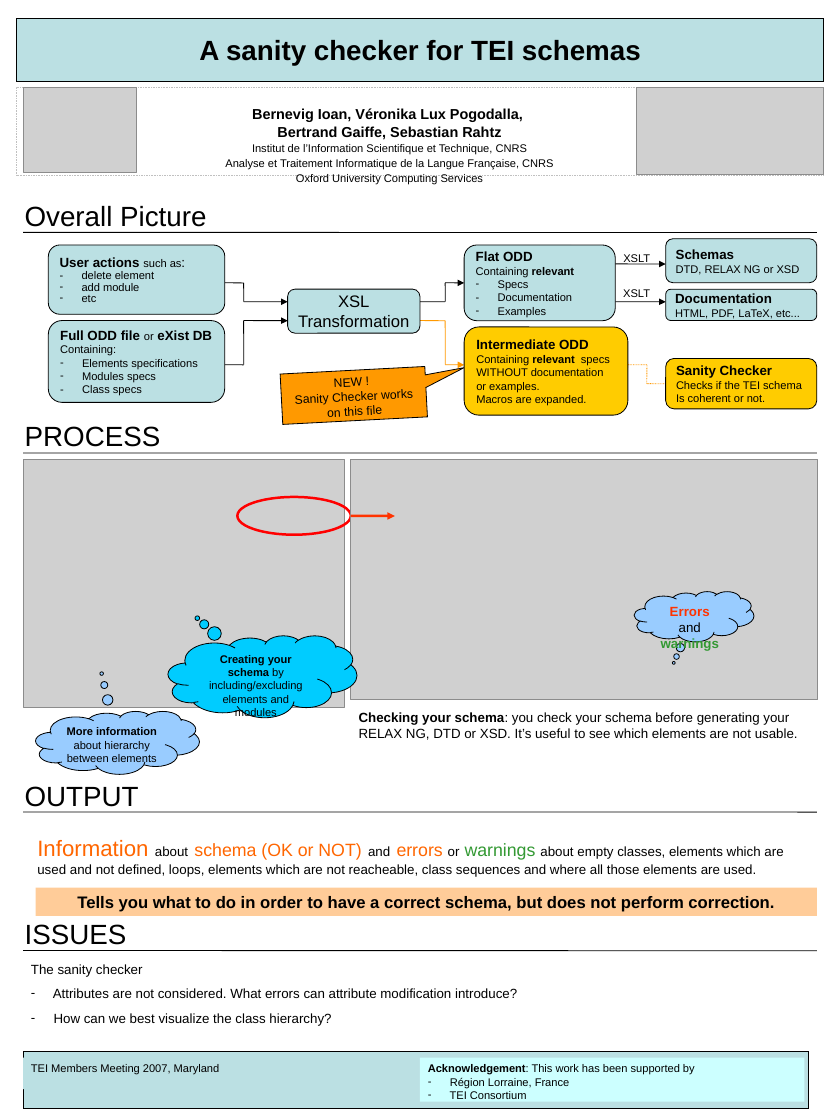
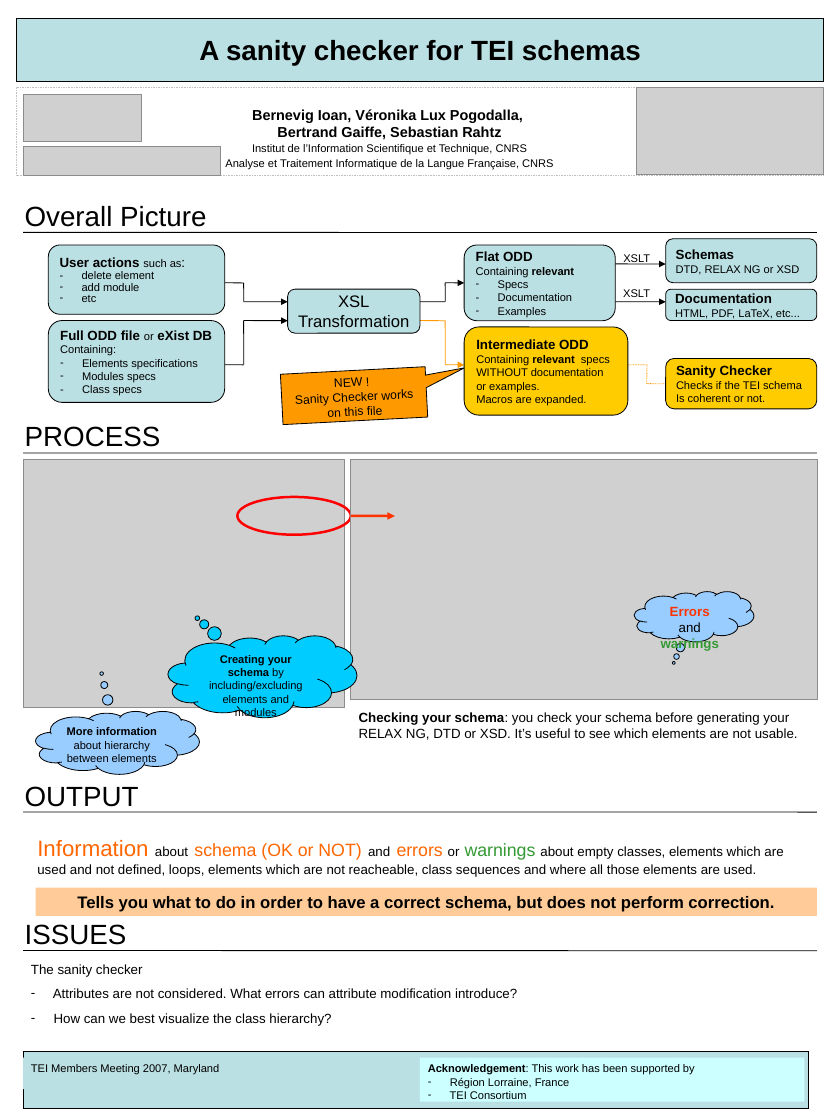
Before and after one commit to hcayless/TEI-Guidelines, a slide deck: slide 1 of Roma/sanity_poster.ppt. Drawn at 840x1120 pixels with LibreOffice and Linux fonts; fonts in the diff are those of the drawing; grey boxes stand for pictures. Boxes give left, top, right and bottom in pixels: in the first picture for what was removed or moved away, otherwise in the second. Text is boxed around its words. In the diff, an @@ line names an element or a change of style, - is before the commit and + after.

Commit message:
add oucs logo to poster

```diff
--- a/Roma/sanity_poster.ppt
+++ b/Roma/sanity_poster.ppt
@@ picture: place and size @@
-picture at (23,87,137,172)
+picture at (23,94,142,142)
@@ picture added at (23,146,221,175) @@
@@ text at (296,174,484,184): paragraph removed @@
-Oxford University Computing Services
```
